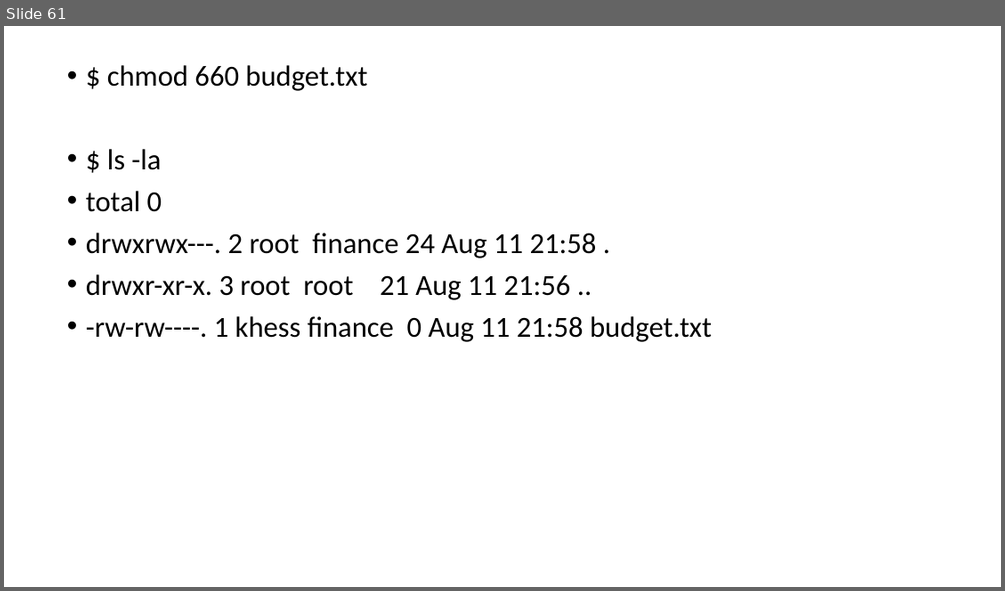
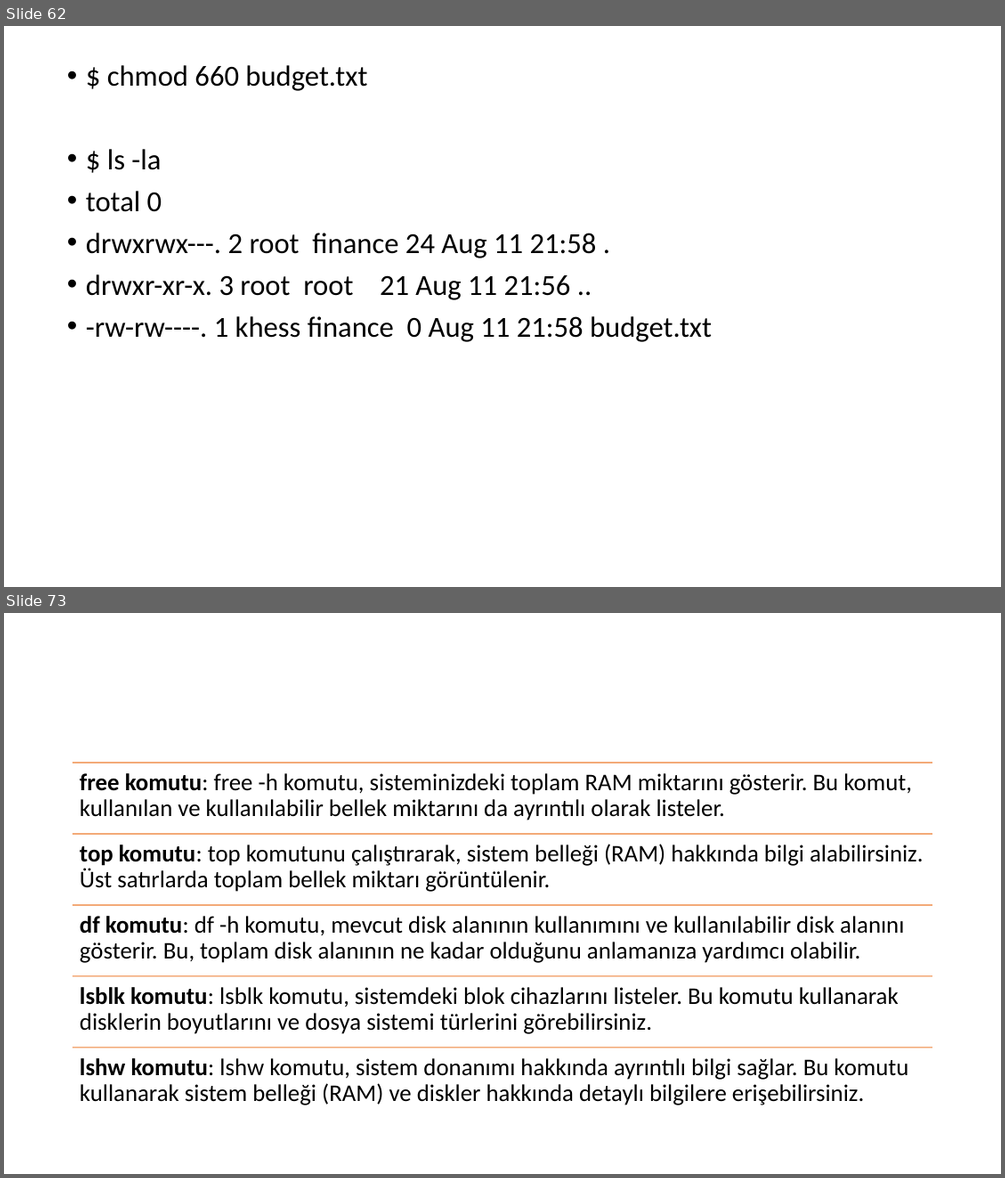
Before and after one commit to cahityusuf/LinuxCourse, a slide deck: LinuxKursu.pptx. Shown one above the other, each under a label of ours: slide 61 before the commit, slides 62 and 73 after it; the slides between them are not shown. The pictures are 1005x591 and 1005x1178 pixels, drawn with LibreOffice and Linux fonts; fonts in the diff are those of the drawing. Boxes give left, top, right and bottom in pixels: in the first picture for what was removed or moved away, otherwise in the second. Text is boxed around its words. In the diff, an @@ line names an element or a change of style, - is before the commit and + after.

```diff
--- a/LinuxKursu.pptx
+++ b/LinuxKursu.pptx
@@ slide 73 added at (4, 613, 1001, 1174), background #FFFFFF @@
@@ group added at (73, 763, 933, 1105): 5 lines, 5 texts @@
+free komutu: free -h komutu, sisteminizdeki toplam RAM miktarını gösterir. Bu komut, kullanılan ve kullanılabilir bellek miktarını da ayrıntılı olarak listeler.
+top komutu: top komutunu çalıştırarak, sistem belleği (RAM) hakkında bilgi alabilirsiniz. Üst satırlarda toplam bellek miktarı görüntülenir.
+df komutu: df -h komutu, mevcut disk alanının kullanımını ve kullanılabilir disk alanını gösterir. Bu, toplam disk alanının ne kadar olduğunu anlamanıza yardımcı olabilir.
+lsblk komutu: lsblk komutu, sistemdeki blok cihazlarını listeler. Bu komutu kullanarak disklerin boyutlarını ve dosya sistemi türlerini görebilirsiniz.
+lshw komutu: lshw komutu, sistem donanımı hakkında ayrıntılı bilgi sağlar. Bu komutu kullanarak sistem belleği (RAM) ve diskler hakkında detaylı bilgilere erişebilirsiniz.
@@ what was slide 61 is now slide 62 @@
```
Also in this commit, not shown: 2 slides changed, 17 other slides added.
